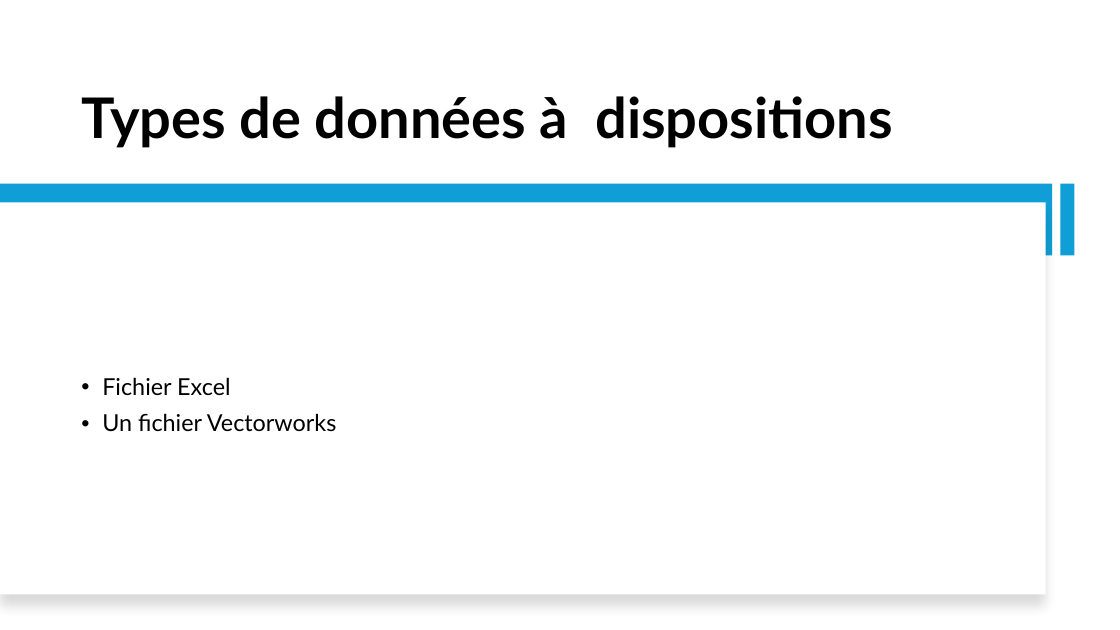
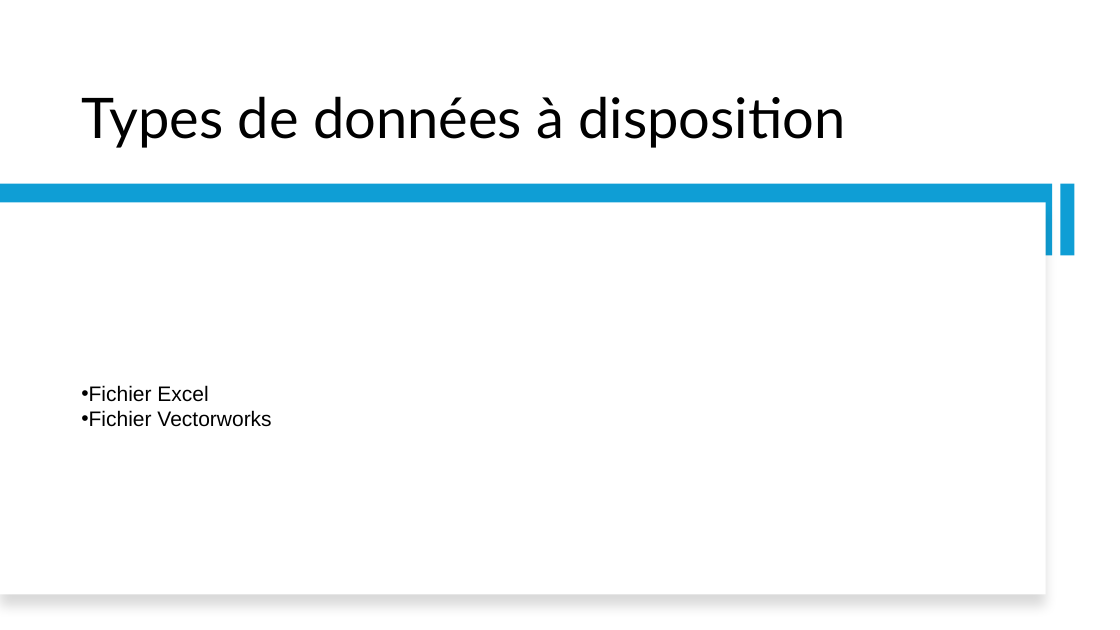
Before and after one commit to IzowRM/Stage-Cetic, a slide deck: slide 6 of TIM Pluo/Slide_Pluo.pptx (slide 4 before the commit). Drawn at 1120x630 pixels with LibreOffice and Linux fonts; fonts in the diff are those of the drawing. Boxes give left, top, right and bottom in pixels: in the first picture for what was removed or moved away, otherwise in the second. Text is boxed around its words. In the diff, an @@ line names an element or a change of style, - is before the commit and + after.

```diff
--- a/TIM Pluo/Slide_Pluo.pptx
+++ b/TIM Pluo/Slide_Pluo.pptx
@@ title at (81, 96, 846, 148): text changed; bold off @@
-Types de données à dispositions
+Types de données à disposition
@@ text "Fichier Excel": place and size @@
-text "Fichier Excel" at (102, 377, 337, 432)
+text "Fichier Excel" at (81, 385, 271, 427)
@@ text at (81, 385, 208, 402): size 20 to 18 pt, font Lato to Arial in "Fichier Excel"; indent changed; line spacing 0.9 to 1; less space between paragraphs @@
@@ text at (81, 410, 271, 427): text changed; size 20 to 18 pt; font Lato to Arial @@
-• Un fichier Vectorworks
+• Fichier Vectorworks
```
Also in this commit, not shown: 7 other slides changed, 3 slides added, 2 slides removed, 2 other files.
